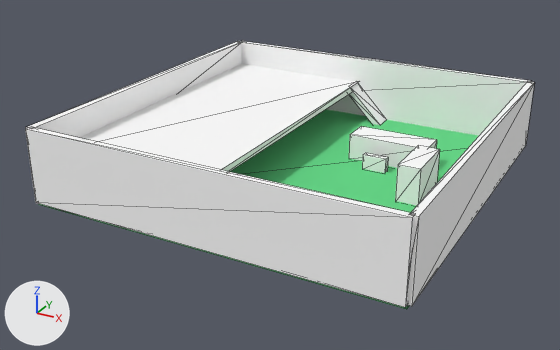
What one commit did to the glTF model scene.gltf.
The view is the same before and after, from a 50 mm camera at (45.7, -89.1, 43.2) aimed at (-1.6, -3.1, 0.2). The axes (+X, +Y, +Z) are drawn at lower left. The lights are the same throughout. Mesh edges are drawn as thin lines. Where no turn or scale is listed for an object, it has been applied to the vertices.
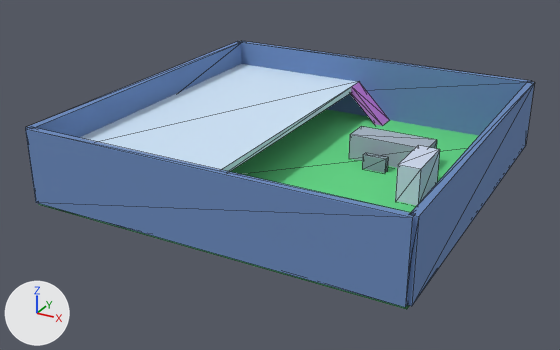
Location of each change, [x1, y1, x2, y2] in pixels of the pictures (560 x 350 px):
```json
{"object": "Left Wall", "change": "recoloured", "before": [25, 127, 415, 307], "after": [25, 127, 415, 307], "on screen": "grey to blue"}
{"object": "Box.005", "change": "recoloured", "before": [80, 64, 359, 172], "after": [80, 64, 359, 172], "on screen": "white to blue"}
{"object": "Box.001", "change": "recoloured", "before": [240, 41, 532, 136], "after": [240, 41, 532, 136], "on screen": "white to blue"}
{"object": "Box.002", "change": "recoloured", "before": [407, 82, 534, 306], "after": [407, 82, 534, 306], "on screen": "grey to blue"}
{"object": "Box.003", "change": "recoloured", "before": [25, 41, 242, 138], "after": [25, 41, 242, 138], "on screen": "white to blue"}
{"object": "Box.008", "change": "recoloured", "before": [349, 126, 437, 168], "after": [349, 126, 437, 168]}
{"object": "Box.007", "change": "recoloured", "before": [395, 145, 440, 206], "after": [395, 145, 440, 206]}
{"object": "Box.004", "change": "recoloured, moved", "before": [349, 81, 387, 125], "after": [350, 82, 389, 126], "on screen": "grey to purple"}
{"object": "Box.009", "change": "recoloured", "before": [362, 153, 388, 173], "after": [362, 153, 388, 173]}
```

Scene script edits in JSON lines:
```json
{"op": "set", "path": "mat_material_1.base_color", "old": "(1.0, 1.0, 1.0)", "new": "(0.145, 0.255, 0.514)", "note": "white #ffffff -> blue #6a8abe"}
{"op": "set", "path": "mat_material_2.base_color", "old": "(1.0, 1.0, 1.0)", "new": "(0.145, 0.255, 0.514)", "note": "white #ffffff -> blue #6a8abe"}
{"op": "set", "path": "mat_material_3.base_color", "old": "(1.0, 1.0, 1.0)", "new": "(0.145, 0.255, 0.514)", "note": "white #ffffff -> blue #6a8abe"}
{"op": "set", "path": "mat_material_4.base_color", "old": "(1.0, 1.0, 1.0)", "new": "(0.145, 0.255, 0.514)", "note": "white #ffffff -> blue #6a8abe"}
{"op": "set", "path": "mat_material_5.base_color", "old": "(1.0, 1.0, 1.0)", "new": "(0.616, 0.22, 0.761)", "note": "white #ffffff -> purple #ce81e2"}
{"op": "set", "path": "mat_material_6.base_color", "old": "(1.0, 1.0, 1.0)", "new": "(0.635, 0.796, 0.965)", "note": "white #ffffff -> blue #d1e7fb"}
{"op": "set", "path": "mat_material_8.base_color", "old": "(1.0, 1.0, 1.0)", "new": "(0.635, 0.706, 0.867)", "note": "white #ffffff -> white #d1dbef"}
{"op": "set", "path": "mat_material_9.base_color", "old": "(1.0, 1.0, 1.0)", "new": "(0.38, 0.451, 0.537)", "note": "white #ffffff -> light grey #a6b3c2"}
{"op": "set", "path": "mat_material_10.base_color", "old": "(1.0, 1.0, 1.0)", "new": "(0.259, 0.341, 0.4)", "note": "white #ffffff -> blue #8b9eaa"}
{"op": "set", "path": "ob_box_004.location", "old": "(0.0, 23.0, 3.0)", "new": "(0.46, 23.0, 3.0)"}
```
